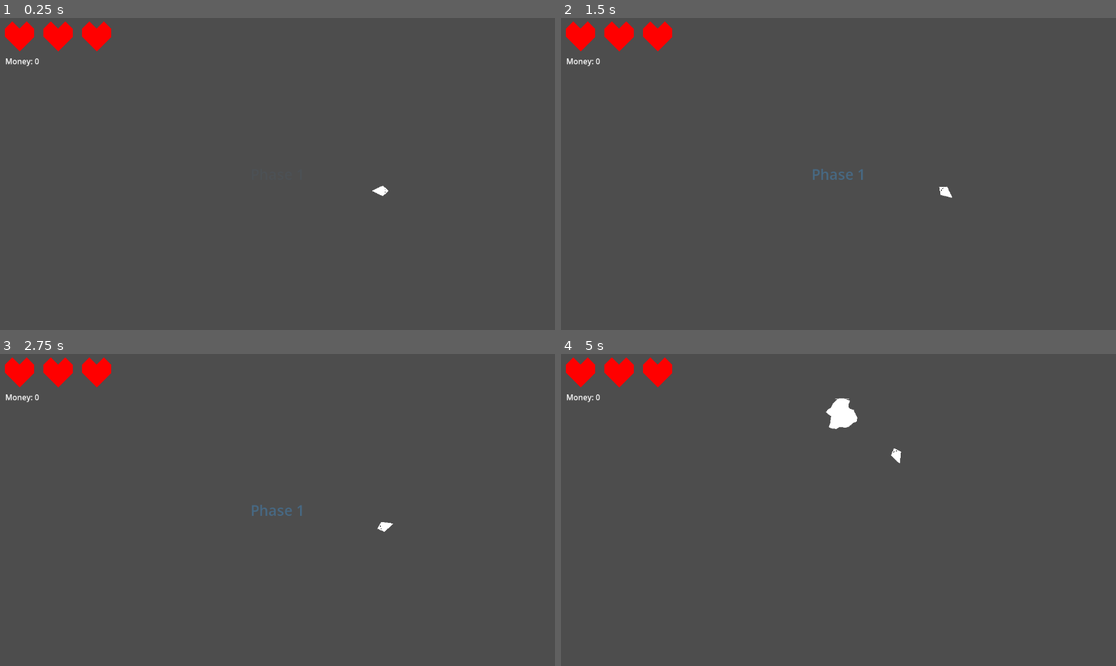
Above: before the commit, frames 1-4 (two rows, left to right).
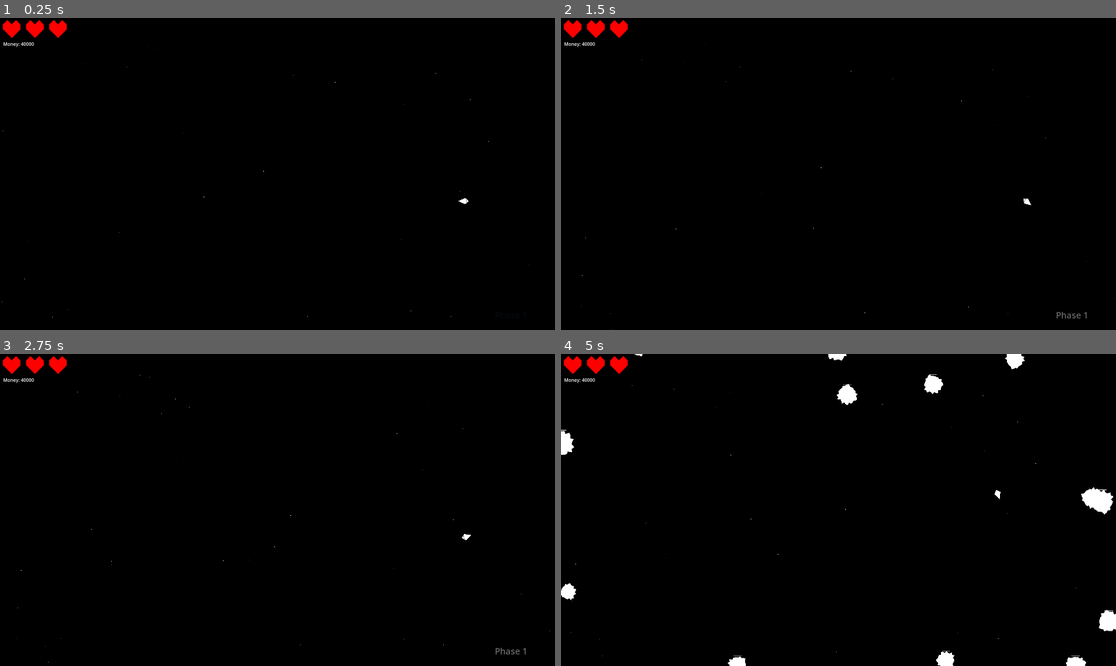
Above: after the commit, the same moments.

Repository: carsonetb/3-button-game
Game: Godot game, scene res://level/level.tscn
Same seed, same stepped clock (60 frames per second), same inputs: the game is played once before the commit and once after it.
Inputs:
- Up to frame 1 (0.25 s): no input
- Up to frame 2 (1.5 s): tap Enter at 0.5 s; hold D (right) 0.53-1.28 s; tap Space at 1.25 s; hold A (left) from 1.28 s (still down)
- Up to frame 3 (2.75 s): tap Enter at 2 s; release A (left) at 2.03 s; hold D (right) from 2.03 s (still down)
- Up to frame 4 (5 s): tap Space at 2.75 s; release D (right) at 2.78 s; hold W (accelerate) 2.78-3.53 s; hold A (left) from 3.53 s (still down)

The runs differ from the first frame. In frame 1, 100% of the frame differs, in the area x 0-100%, y 0-100%; in frame 2, 100%; in frame 3, 100%; in frame 4, 100%.

Commit message:
Some more expensive upgrades

Diff:
--- a/global/upgrade_db.gd
+++ b/global/upgrade_db.gd
@@ -2,3 +2,7 @@
 
 @export var start_upgrades: Array[String]
 @export var upgrades: Dictionary[String, Upgrade]
+
+func _ready() -> void:
+	for key: String in upgrades.keys():
+		upgrades[key].key_name = key
--- a/global/upgrade_db.tscn
+++ b/global/upgrade_db.tscn
@@ -2,40 +2,152 @@
 
 [ext_resource type="Script" uid="uid://c2u0v7woy1s32" path="res://global/upgrade_db.gd" id="1_g1ke0"]
 [ext_resource type="Script" uid="uid://dsjfcfdynyr35" path="res://resources/upgrade.gd" id="2_jcm7f"]
-[ext_resource type="Resource" uid="uid://dg5c7q1c0wrl3" path="res://resources/modifiers/shield/first.tres" id="3_vvo6f"]
-[ext_resource type="Resource" uid="uid://bq5fv62g8j8ge" path="res://resources/modifiers/shield/second.tres" id="4_wyofw"]
-[ext_resource type="Resource" uid="uid://ca48mb1gln3n6" path="res://resources/modifiers/shield/third.tres" id="5_vvo6f"]
+[ext_resource type="Script" uid="uid://djn1ef8fxdjj8" path="res://resources/modifiers/shield/shield.gd" id="4_jcm7f"]
+[ext_resource type="Script" uid="uid://bld5briawmr3g" path="res://resources/modifiers/weapon/damage.gd" id="4_vvo6f"]
+[ext_resource type="Script" uid="uid://cqf203o0n1bt2" path="res://resources/modifiers/weapon/fire_rate.gd" id="5_wyofw"]
+[ext_resource type="Script" uid="uid://bqn8i7hw2flq" path="res://resources/modifiers/weapon/accuracy.gd" id="6_wyofw"]
+[ext_resource type="Script" uid="uid://c5s55rvujpl2j" path="res://resources/modifiers/weapon/multishot.gd" id="7_uxxws"]
+
+[sub_resource type="Resource" id="Resource_xgde1"]
+script = ExtResource("4_jcm7f")
+absorption = 2
+recharge_time = 9.0
+metadata/_custom_type_script = "uid://djn1ef8fxdjj8"
 
 [sub_resource type="Resource" id="Resource_wyofw"]
 resource_name = "$300 -> []"
 script = ExtResource("2_jcm7f")
-name = "shield_10%"
-modifier = ExtResource("5_vvo6f")
+name = "+10% Shields"
+modifier = SubResource("Resource_xgde1")
 cost = 300
 metadata/_custom_type_script = "uid://dsjfcfdynyr35"
+
+[sub_resource type="Resource" id="Resource_vvo6f"]
+script = ExtResource("4_jcm7f")
+absorption = 2
+recharge_time = 10.0
+metadata/_custom_type_script = "uid://djn1ef8fxdjj8"
 
 [sub_resource type="Resource" id="Resource_mygjp"]
 resource_name = "$500 -> []"
 script = ExtResource("2_jcm7f")
 name = "shield_2x"
-modifier = ExtResource("4_wyofw")
+modifier = SubResource("Resource_vvo6f")
 cost = 500
 metadata/_custom_type_script = "uid://dsjfcfdynyr35"
+
+[sub_resource type="Resource" id="Resource_wwk7s"]
+script = ExtResource("4_jcm7f")
+recharge_time = 10.0
+metadata/_custom_type_script = "uid://djn1ef8fxdjj8"
 
 [sub_resource type="Resource" id="Resource_uxxws"]
 resource_name = "$100 -> [\"shield_2x\", \"shield_10%\"]"
 script = ExtResource("2_jcm7f")
 name = "shield_first"
-modifier = ExtResource("3_vvo6f")
+modifier = SubResource("Resource_wwk7s")
 cost = 100
 unlocks = Array[String](["shield_2x", "shield_10%"])
 metadata/_custom_type_script = "uid://dsjfcfdynyr35"
 
+[sub_resource type="Resource" id="Resource_rpi4y"]
+script = ExtResource("4_vvo6f")
+damage = 15.0
+type = 1
+metadata/_custom_type_script = "uid://bld5briawmr3g"
+
+[sub_resource type="Resource" id="Resource_ahtv1"]
+resource_name = "$1000 -> [\"fire_rate_1.5x\", \"accuracy_1.5x\"]"
+script = ExtResource("2_jcm7f")
+name = "1.5x Damage"
+modifier = SubResource("Resource_rpi4y")
+cost = 1000
+unlocks = Array[String](["fire_rate_1.5x", "accuracy_1.5x"])
+metadata/_custom_type_script = "uid://dsjfcfdynyr35"
+
+[sub_resource type="Resource" id="Resource_wwvwi"]
+script = ExtResource("5_wyofw")
+fire_rate = 0.067
+type = 1
+metadata/_custom_type_script = "uid://cqf203o0n1bt2"
+
+[sub_resource type="Resource" id="Resource_fjf11"]
+resource_name = "$2000 -> []"
+script = ExtResource("2_jcm7f")
+name = "1.5x Fire Rate"
+modifier = SubResource("Resource_wwvwi")
+cost = 2000
+metadata/_custom_type_script = "uid://dsjfcfdynyr35"
+
+[sub_resource type="Resource" id="Resource_k2bxx"]
+script = ExtResource("6_wyofw")
+variation = 7.5
+type = 1
+metadata/_custom_type_script = "uid://bqn8i7hw2flq"
+
+[sub_resource type="Resource" id="Resource_ooqwa"]
+resource_name = "$1000 -> [\"dual_shot\"]"
+script = ExtResource("2_jcm7f")
+name = "1.5x Accuracy"
+modifier = SubResource("Resource_k2bxx")
+cost = 1000
+unlocks = Array[String](["dual_shot"])
+metadata/_custom_type_script = "uid://dsjfcfdynyr35"
+
+[sub_resource type="Resource" id="Resource_pf8sw"]
+script = ExtResource("7_uxxws")
+shot = 2
+type = 1
+metadata/_custom_type_script = "uid://c5s55rvujpl2j"
+
+[sub_resource type="Resource" id="Resource_brafw"]
+resource_name = "$5000 -> [\"triple_shot\"]"
+script = ExtResource("2_jcm7f")
+name = "Dual Shot"
+modifier = SubResource("Resource_pf8sw")
+cost = 5000
+unlocks = Array[String](["triple_shot"])
+metadata/_custom_type_script = "uid://dsjfcfdynyr35"
+
+[sub_resource type="Resource" id="Resource_wob2g"]
+script = ExtResource("7_uxxws")
+shot = 1
+type = 1
+metadata/_custom_type_script = "uid://c5s55rvujpl2j"
+
+[sub_resource type="Resource" id="Resource_wqfg1"]
+resource_name = "$10000 -> [\"reverse_shot\"]"
+script = ExtResource("2_jcm7f")
+name = "Triple Shot"
+modifier = SubResource("Resource_wob2g")
+cost = 10000
+unlocks = Array[String](["reverse_shot"])
+metadata/_custom_type_script = "uid://dsjfcfdynyr35"
+
+[sub_resource type="Resource" id="Resource_ar4qt"]
+script = ExtResource("7_uxxws")
+shot = 3
+metadata/_custom_type_script = "uid://c5s55rvujpl2j"
+
+[sub_resource type="Resource" id="Resource_ir0fw"]
+resource_name = "$15000 -> []"
+script = ExtResource("2_jcm7f")
+name = "Reverse Shot"
+modifier = SubResource("Resource_ar4qt")
+cost = 15000
+metadata/_custom_type_script = "uid://dsjfcfdynyr35"
+
 [node name="UpgradeDB" type="Node" unique_id=353082770]
 script = ExtResource("1_g1ke0")
-start_upgrades = Array[String](["shield_first"])
+start_upgrades = Array[String](["shield_first", "damage_1.5x"])
 upgrades = Dictionary[String, ExtResource("2_jcm7f")]({
+"accuracy_1.5x": SubResource("Resource_ooqwa"),
+"damage_1.5x": SubResource("Resource_ahtv1"),
+"dual_shot": SubResource("Resource_brafw"),
+"fire_rate_1.5x": SubResource("Resource_fjf11"),
+"reverse_shot": SubResource("Resource_ir0fw"),
 "shield_10%": SubResource("Resource_wyofw"),
 "shield_2x": SubResource("Resource_mygjp"),
-"shield_first": SubResource("Resource_uxxws")
+"shield_first": SubResource("Resource_uxxws"),
+"triple_shot": SubResource("Resource_wqfg1")
 })
--- /dev/null
+++ b/level/background.gd
@@ -0,0 +1,21 @@
+@tool
+class_name LevelBackground
+extends Node2D
+
+@export var num_stars: int = 32:
+	set(val):
+		num_stars = val
+		queue_redraw()
+@export var min_size: float = 1.0:
+	set(val):
+		min_size = val
+		queue_redraw()
+@export var max_size: float = 5.0:
+	set(val):
+		max_size = val
+		queue_redraw()
+
+func _draw() -> void:
+	var size := get_viewport_rect().size
+	for i in range(num_stars):
+		draw_circle(Vector2(randf_range(0.0, size.x), randf_range(0.0, size.y)), randf_range(min_size, max_size), Color.WHITE)
--- a/level/level.tscn
+++ b/level/level.tscn
@@ -5,11 +5,12 @@
 [ext_resource type="Script" uid="uid://cbeoptvlu4nx4" path="res://resources/phase.gd" id="2_qohg2"]
 [ext_resource type="Script" uid="uid://cw7swj2a2avhq" path="res://resources/units/seconds.gd" id="3_ktfr2"]
 [ext_resource type="Script" uid="uid://b315rtqgv5yb3" path="res://resources/units/minutes.gd" id="4_44x8d"]
+[ext_resource type="Script" uid="uid://bpylfqidadcuq" path="res://level/background.gd" id="5_44x8d"]
 
 [sub_resource type="Resource" id="Resource_ivpvi"]
-resource_name = "3 seconds"
+resource_name = "0 seconds"
 script = ExtResource("3_ktfr2")
-value = 3.0
+value = 0.1
 metadata/_custom_type_script = "uid://cw7swj2a2avhq"
 
 [sub_resource type="Resource" id="Resource_0v1st"]
@@ -50,22 +51,32 @@
 script = ExtResource("1_7lnir")
 phases = Array[ExtResource("2_qohg2")]([SubResource("Resource_vkbyq"), SubResource("Resource_6gtgk")])
 
+[node name="Background" type="Parallax2D" parent="." unique_id=1721842745]
+repeat_size = Vector2(1920, 1080)
+autoscroll = Vector2(-10, -10)
+
+[node name="Drawer" type="Node2D" parent="Background" unique_id=541177604]
+script = ExtResource("5_44x8d")
+num_stars = 40
+min_size = 0.5
+max_size = 1.0
+
 [node name="UI" parent="." unique_id=490631448 instance=ExtResource("2_5gx2l")]
 
 [node name="BoundingBox" type="ColorRect" parent="." unique_id=551164407]
-offset_right = 1152.0
-offset_bottom = 648.0
+offset_right = 1919.0
+offset_bottom = 1078.0
 color = Color(0.26330742, 0.42935717, 1, 0.09803922)
 
 [node name="SpawnBox" type="ColorRect" parent="." unique_id=1698430887]
 offset_left = 351.0
 offset_top = 167.0
-offset_right = 832.0
-offset_bottom = 478.0
+offset_right = 1715.0
+offset_bottom = 923.0
 color = Color(0.725943, 0.10885731, 0.27744344, 0.20392157)
 
 [node name="AstroidSpawn" type="Line2D" parent="." unique_id=2019910945]
-points = PackedVector2Array(1215, -52, 1214, 720, -74, 710, -78, -48)
+points = PackedVector2Array(1971, -26, 1971, 1128, -58, 1119, -78, -48)
 closed = true
 
 [node name="AstroidTimer" type="Timer" parent="." unique_id=1742209031]
--- a/objects/astroid/astroid.gd
+++ b/objects/astroid/astroid.gd
@@ -1,15 +1,26 @@
+@tool
 class_name Astroid
 extends Area2D
 
 signal hit
 signal destroyed(money: int)
 
+@export_tool_button("Regenerate") var tool_regenerate: Callable = generate_poly
+
+@export var num_points: int = 32
+@export var radius: float = 0.0
+@export var noise_scale: float = 3.0
+
 var velocity: Vector2 = Vector2.ZERO
 var rot_vel: float = 0.0
 
+@onready var poly: Polygon2D = $Poly
 @onready var health: AstroidHealth = $Health
 
 func _ready() -> void:
+	if Engine.is_editor_hint():
+		return
+
 	scale *= randf_range(Constants.ASTROID_MIN_SCALE, Constants.ASTROID_MAX_SCALE)
 	rotation = randf_range(0.0, TAU)
 	rot_vel = randf_range(0.0, deg_to_rad(Constants.ASTROID_MAX_ROT_VEL))
@@ -21,8 +32,20 @@
 	queue_free()
 
 func _process(delta: float) -> void:
+	if Engine.is_editor_hint():
+		return
+
 	position += velocity * delta
 	rotation += rot_vel * delta
+
+func generate_poly() -> void:
+	var new_polygon: Array[Vector2] = []
+	for i in range(num_points):
+		var angle := (float(i) / float(num_points)) * TAU
+		var noise := randf_range(0.0, noise_scale)
+		var pos := Vector2(cos(angle), sin(angle)) * (radius + noise)
+		new_polygon.append(pos)
+	poly.polygon = new_polygon
 
 func _on_area_entered(area: Area2D) -> void:
 	if !area is Bullet:
--- a/objects/astroid/astroid.tscn
+++ b/objects/astroid/astroid.tscn
@@ -7,7 +7,7 @@
 radius = 26.0
 
 [sub_resource type="StyleBoxFlat" id="StyleBoxFlat_3w65k"]
-bg_color = Color(0.74509805, 0, 0.08627451, 0.05882353)
+bg_color = Color(0.74509805, 0, 0.08627451, 1)
 
 [sub_resource type="StyleBoxFlat" id="StyleBoxFlat_axqxm"]
 bg_color = Color(1, 1, 1, 1)
@@ -16,12 +16,13 @@
 collision_layer = 4
 collision_mask = 2
 script = ExtResource("1_3w65k")
+radius = 25.0
+noise_scale = 10.0
 
 [node name="Poly" type="Polygon2D" parent="." unique_id=1840681451]
-polygon = PackedVector2Array(0, 29, 8, 25, 14, 26, 20, 24, 19, 18, 17, 12, 27, 2, 33, -2, 30, -7, 24, -13, 17, -14, 13, -17, 8, -22, 2, -24, -8, -23, -16, -25, -21, -19, -23, -9, -24, -4, -19, 4, -22, 10, -29, 14, -22, 25, -13, 31)
+polygon = PackedVector2Array(25.747595, 0, 33.22443, 6.6087503, 26.886412, 11.136716, 28.624783, 19.126469, 18.120956, 18.120956, 16.365898, 24.493296, 10.827996, 26.141094, 5.342877, 26.860455, 1.6373115e-15, 26.739325, -6.1301756, 30.818472, -10.772854, 26.007969, -17.78544, 26.617792, -24.326872, 24.326872, -22.884193, 15.2907295, -25.14598, 10.415806, -27.30094, 5.430495, -26.77138, 3.2785486e-15, -27.51806, -5.473683, -24.124191, -9.992567, -27.760336, -18.548864, -19.80598, -19.80598, -17.735579, -26.543169, -13.054349, -31.515987, -5.5914917, -28.110327, -5.281725e-15, -28.752375, 6.093512, -30.634153, 9.698395, -23.413998, 18.27021, -27.343302, 21.807873, -21.807873, 21.365429, -14.275924, 29.974936, -12.416025, 26.854876, -5.3417673)
 
 [node name="Collision" type="CollisionShape2D" parent="." unique_id=396800661]
-position = Vector2(0, 3)
 shape = SubResource("CircleShape2D_3w65k")
 
 [node name="Health" type="Node2D" parent="." unique_id=2103726470]
--- a/objects/player/upgrades.gd
+++ b/objects/player/upgrades.gd
@@ -3,7 +3,7 @@
 
 var available: Dictionary[String, Upgrade] = {}
 
-@onready var money: int = 0:
+@onready var money: int = 40000:
 	set(val):
 		money = val
 		print("Set money to {0}".format([money]))
--- a/objects/player/weapons.gd
+++ b/objects/player/weapons.gd
@@ -1,7 +1,18 @@
 class_name PlayerWeapons
 extends Node2D
 
-const BULLET_SPEED: float = 1000.0 # px/s
+enum FireDirection {
+	FORWARD,
+	LEFT,
+	RIGHT,
+	REVERSE
+}
+
+var bullet_speed: float = 1000.0 # px/s
+var bullet_damage: float = 10.0
+var fire_rate: float = 0.1 # s
+var directions: Array[FireDirection] = [FireDirection.FORWARD]
+var variation: float = 10.0 # deg
 
 @onready var player: Player = get_parent()
 @onready var shoot_timer: Timer = $Shoot
@@ -11,7 +22,21 @@
 	if !player.input.shooting || !shoot_timer.is_stopped():
 		return
 
+	shoot_timer.wait_time = fire_rate
 	shoot_timer.start()
-	var bullet := Bullet.create(player.direction, BULLET_SPEED)
-	player.get_parent().add_child(bullet) # TODO: Make this access world or something.
-	bullet.global_position = player.global_position
+
+	for direction in directions:
+		var bullet_direction: Vector2
+		if direction == FireDirection.FORWARD:
+			bullet_direction = player.direction
+		if direction == FireDirection.LEFT:
+			bullet_direction = player.direction.rotated(deg_to_rad(-20.0))
+		if direction == FireDirection.RIGHT:
+			bullet_direction = player.direction.rotated(deg_to_rad(20.0))
+		if direction == FireDirection.REVERSE:
+			bullet_direction = -player.direction
+		var this_variation := deg_to_rad(randf_range(-variation, variation))
+		var bullet := Bullet.create(bullet_direction.rotated(this_variation), bullet_speed)
+		bullet.damage = bullet_damage
+		player.get_parent().add_child(bullet) # TODO: Make this access world or something.
+		bullet.global_position = player.global_position
--- a/project.godot
+++ b/project.godot
@@ -33,6 +33,13 @@
 gdscript/warnings/unsafe_method_access=1
 gdscript/warnings/unsafe_cast=1
 gdscript/warnings/unsafe_call_argument=1
+
+[display]
+
+window/size/viewport_width=1920
+window/size/viewport_height=1080
+window/quality/msaa_2d=0
+window/defaults/default_clear_color=Color(0.3, 0.3, 0.3, 1)
 
 [editor]
 
@@ -159,3 +166,5 @@
 [rendering]
 
 rendering_device/driver.windows="d3d12"
+anti_aliasing/quality/msaa_2d=3
+environment/defaults/default_clear_color=Color(0, 0, 0, 1)
--- /dev/null
+++ b/resources/modifiers/weapon/accuracy.gd
@@ -0,0 +1,7 @@
+class_name AccuracyModifier
+extends Modifier
+
+@export var variation: float = 10.0 ## degrees
+
+func apply(player: Player) -> void:
+	player.weapons.variation = variation
--- /dev/null
+++ b/resources/modifiers/weapon/damage.gd
@@ -0,0 +1,7 @@
+class_name DamageModifier
+extends Modifier
+
+@export var damage: float = 10.0
+
+func apply(player: Player) -> void:
+	player.weapons.bullet_damage = damage
--- /dev/null
+++ b/resources/modifiers/weapon/damage_first.tres
@@ -0,0 +1,9 @@
+[gd_resource type="Resource" script_class="DamageModifier" format=3 uid="uid://ci0up34tdsmj6"]
+
+[ext_resource type="Script" uid="uid://bld5briawmr3g" path="res://resources/modifiers/weapon/damage.gd" id="1_l1w61"]
+
+[resource]
+script = ExtResource("1_l1w61")
+damage = 15.0
+type = 1
+metadata/_custom_type_script = "uid://bld5briawmr3g"
--- /dev/null
+++ b/resources/modifiers/weapon/fire_rate.gd
@@ -0,0 +1,7 @@
+class_name FireRateModifier
+extends Modifier
+
+@export var fire_rate: float = 0.1
+
+func apply(player: Player) -> void:
+	player.weapons.fire_rate = fire_rate
--- /dev/null
+++ b/resources/modifiers/weapon/multishot.gd
@@ -0,0 +1,10 @@
+class_name MultishotModifier
+extends Modifier
+
+@export var shot: PlayerWeapons.FireDirection
+
+func apply(player: Player) -> void:
+	if shot in player.weapons.directions:
+		Logging.warning("Modifiers", "Multishot modifier added index {0} that already existed.".format([shot]))
+		return
+	player.weapons.directions.append(shot)
--- a/resources/upgrade.gd
+++ b/resources/upgrade.gd
@@ -13,6 +13,8 @@
 		unlocks = val
 		_init()
 
+var key_name: String
+
 func _init() -> void:
 	call_deferred("set", "resource_name", "${0} -> {1}".format([cost, str(unlocks)]))
 
--- a/ui/ingame.gd
+++ b/ui/ingame.gd
@@ -31,7 +31,7 @@
 		var button: Button = Button.new()
 		button.text = str(upgrade)
 		button.disabled = money < upgrade.cost
-		button.pressed.connect(_on_upgrade_pressed.bind(upgrade.name))
+		button.pressed.connect(_on_upgrade_pressed.bind(upgrade.key_name))
 		button.mouse_filter = Control.MOUSE_FILTER_IGNORE
 		upgrades_container.add_child(button)
 
--- a/ui/ingame.tscn
+++ b/ui/ingame.tscn
@@ -30,7 +30,7 @@
 "times": PackedFloat32Array(0, 1.5, 3.34, 5),
 "transitions": PackedFloat32Array(1, 1, 1, 1),
 "update": 0,
-"values": [Color(0.24705882, 0.5686275, 0.8235294, 0), Color(0.24705882, 0.5686275, 0.8235294, 0.41568628), Color(0.24705882, 0.5686275, 0.8235294, 0.41568628), Color(0.24705882, 0.5686275, 0.8235294, 0)]
+"values": [Color(0.24705882, 0.5686275, 0.8235294, 0), Color(1, 1, 1, 0.41568628), Color(1, 1, 1, 0.41568628), Color(0.24705882, 0.5686275, 0.8235294, 0)]
 }
 
 [sub_resource type="AnimationLibrary" id="AnimationLibrary_i1ais"]
@@ -49,8 +49,10 @@
 visible = false
 layout_mode = 3
 anchors_preset = 0
-offset_right = 40.0
-offset_bottom = 40.0
+offset_left = 400.0
+offset_top = 256.0
+offset_right = 440.0
+offset_bottom = 296.0
 
 [node name="Title" type="Label" parent="Pause" unique_id=802701682]
 layout_mode = 0
@@ -98,8 +100,10 @@
 visible = false
 layout_mode = 3
 anchors_preset = 0
-offset_right = 40.0
-offset_bottom = 40.0
+offset_left = 400.0
+offset_top = 256.0
+offset_right = 440.0
+offset_bottom = 296.0
 
 [node name="Title" type="Label" parent="Death" unique_id=1965870072]
 layout_mode = 0
@@ -136,8 +140,10 @@
 visible = false
 layout_mode = 3
 anchors_preset = 0
-offset_right = 40.0
-offset_bottom = 40.0
+offset_left = 400.0
+offset_top = 256.0
+offset_right = 440.0
+offset_bottom = 296.0
 
 [node name="Title" type="Label" parent="Upgrades" unique_id=823987073]
 layout_mode = 0
@@ -165,6 +171,7 @@
 offset_bottom = 455.0
 
 [node name="Popup" type="Node2D" parent="." unique_id=507318729]
+position = Vector2(1192, 704)
 
 [node name="Text" type="Label" parent="Popup" unique_id=1753371893]
 modulate = Color(0.24705882, 0.5686275, 0.8235294, 0)
Not shown, added: level/background.gd.uid
Not shown, added: resources/modifiers/weapon/accuracy.gd.uid
Not shown, added: resources/modifiers/weapon/damage.gd.uid
Not shown, added: resources/modifiers/weapon/fire_rate.gd.uid
Not shown, added: resources/modifiers/weapon/multishot.gd.uid
